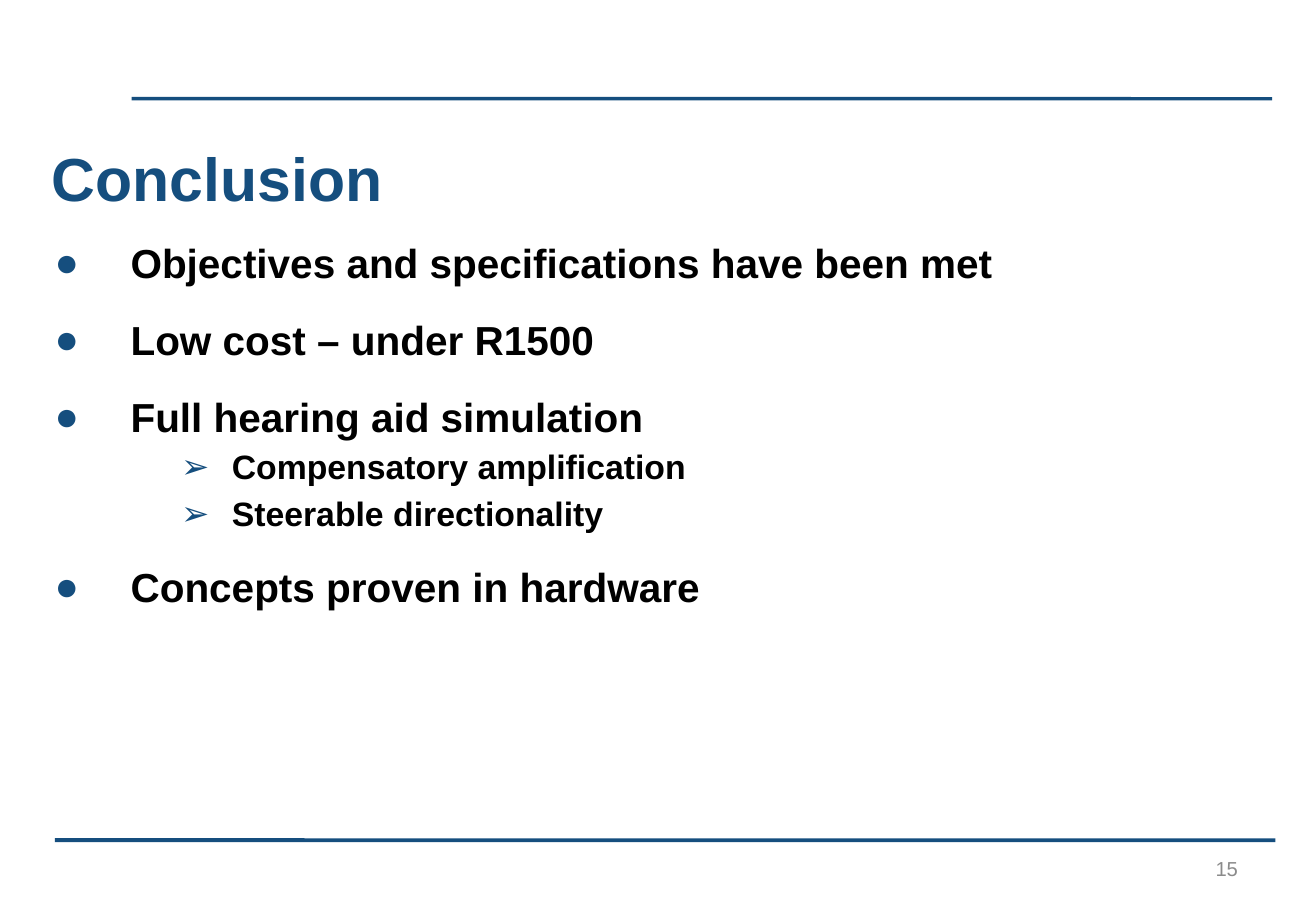
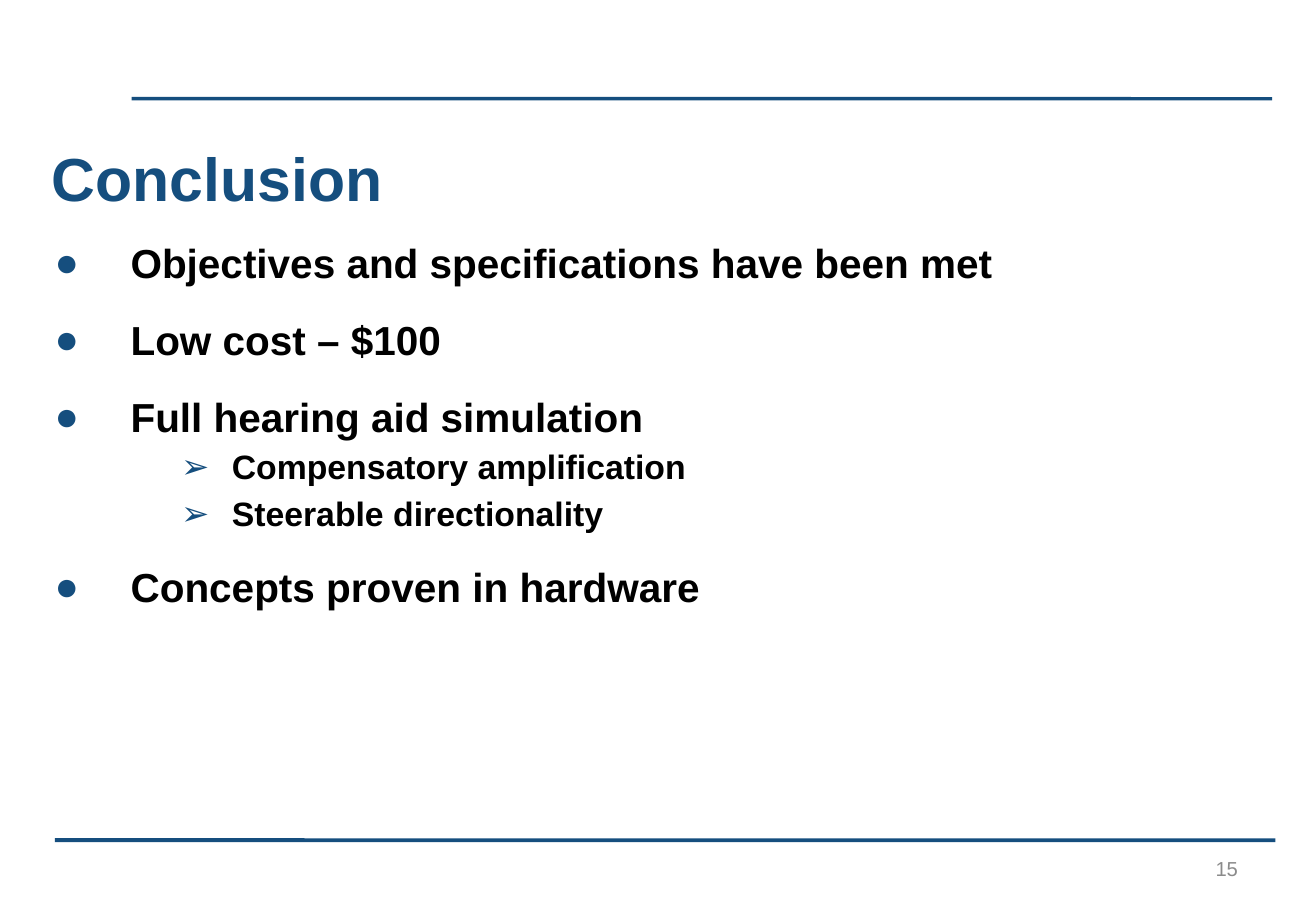
Before and after one commit to kayjayB/I_cant_hear_you, a slide deck: slide 15 of Presentation/Lab Project Presentation.pptx. Drawn at 1316x911 pixels with LibreOffice and Linux fonts; fonts in the diff are those of the drawing; background and template pictures are left out. Boxes give left, top, right and bottom in pixels: in the first picture for what was removed or moved away, otherwise in the second. Text is boxed around its words. In the diff, an @@ line names an element or a change of style, - is before the commit and + after.

Commit message:
Fixed costs in the presentation

```diff
--- a/Presentation/Lab Project Presentation.pptx
+++ b/Presentation/Lab Project Presentation.pptx
@@ text at [131,325,441,358]: text changed @@
-● Low cost – under R1500
+● Low cost – $100
```
